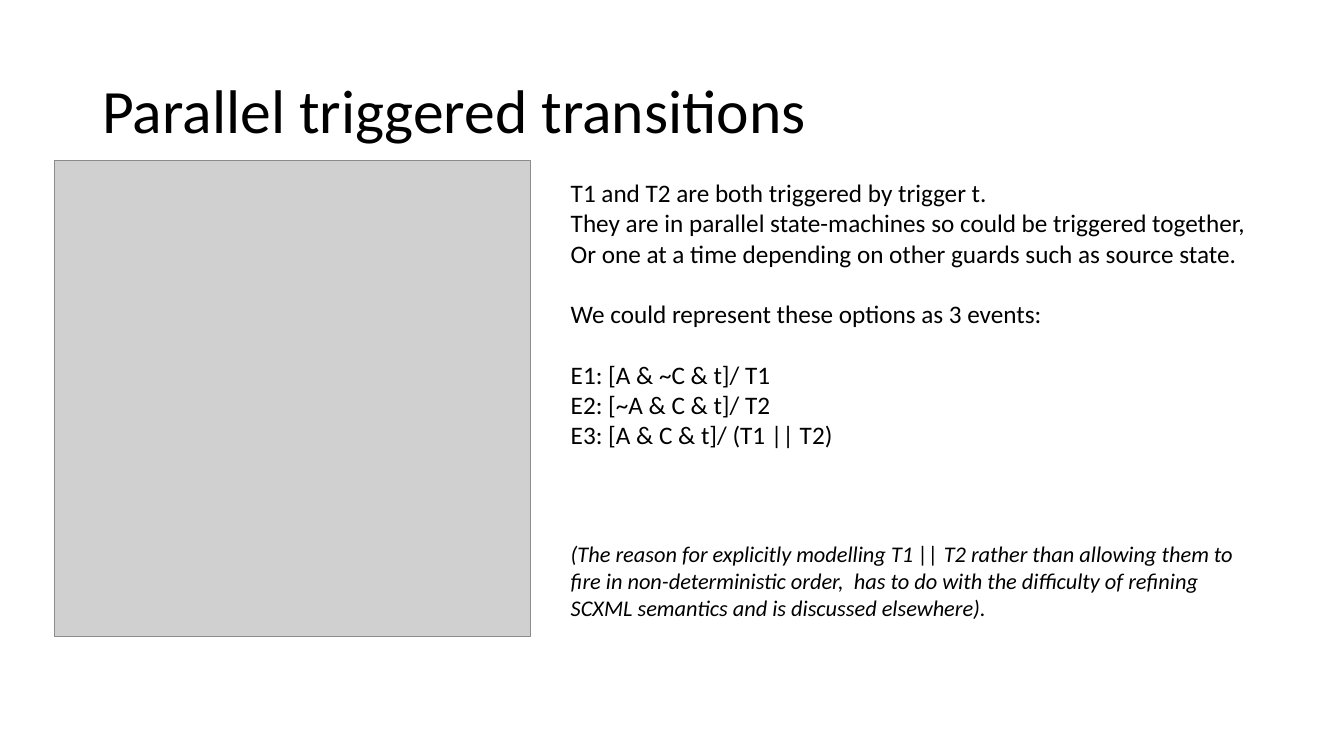
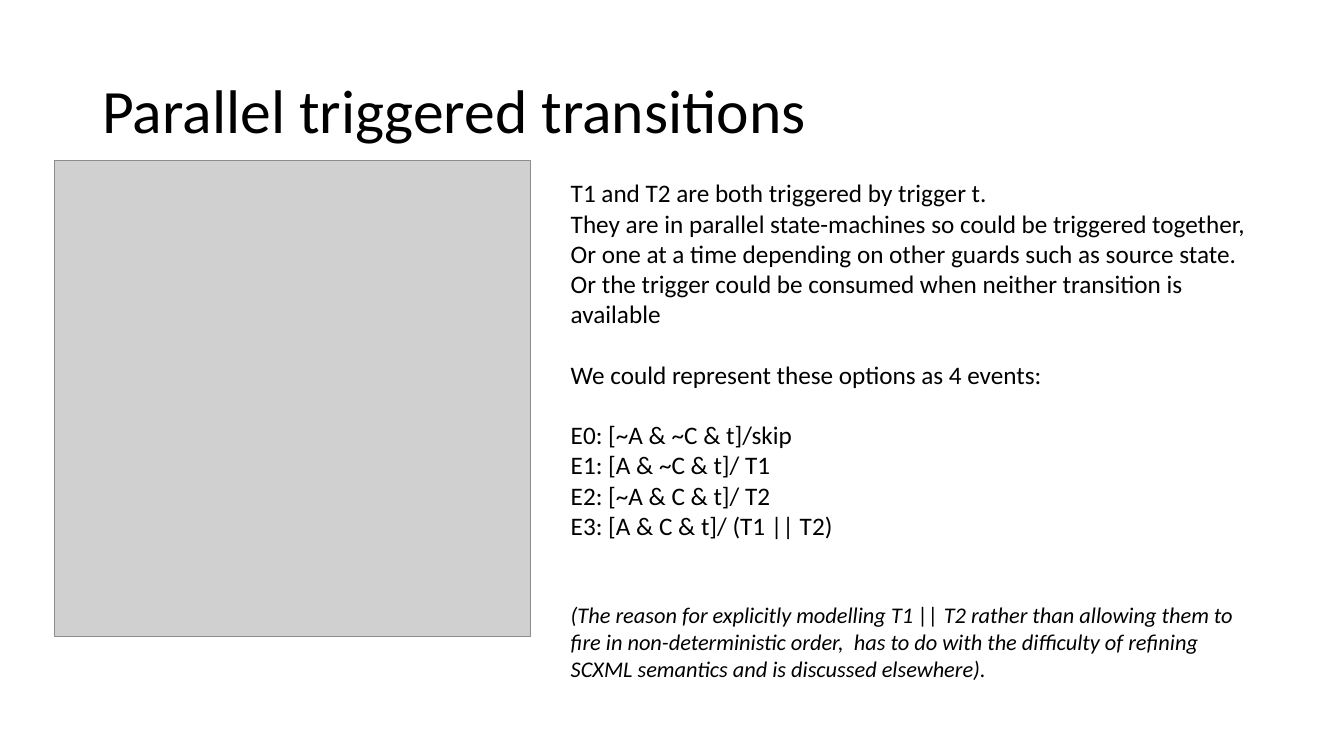
Before and after one commit to kmorris3/rodin_scxml_plugin, a slide deck: slide 2 of manuscripts/IFM2017/SCXML_Scenarios.pptx. Drawn at 1344x756 pixels with LibreOffice and Linux fonts; fonts in the diff are those of the drawing; grey boxes stand for pictures. Boxes give left, top, right and bottom in pixels: in the first picture for what was removed or moved away, otherwise in the second. Text is boxed around its words. In the diff, an @@ line names an element or a change of style, - is before the commit and + after.

Commit message:
added Appendix D and E showing how Event-B logic is derived from SCXML simulation algorithm

```diff
--- a/manuscripts/IFM2017/SCXML_Scenarios.pptx
+++ b/manuscripts/IFM2017/SCXML_Scenarios.pptx
@@ text at bbox=[571, 275, 1183, 448]: text changed @@
-We could represent these options as 3 events:
+Or the trigger could be consumed when neither transition is available
+We could represent these options as 4 events:
+E0: [~A & ~C & t]/skip
```
Also in this commit, not shown: 2 other slides changed, 1 slide added, 1 other file.
